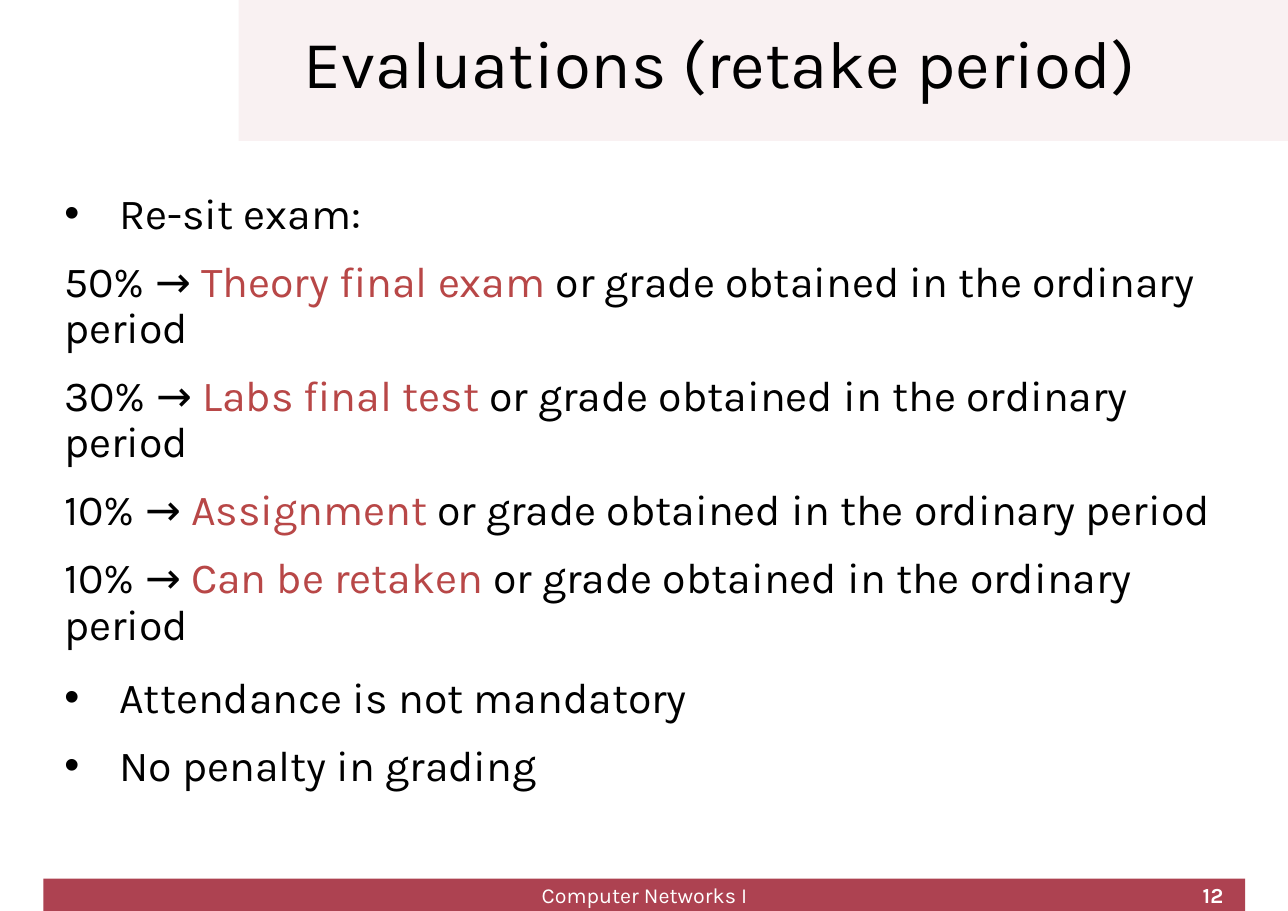
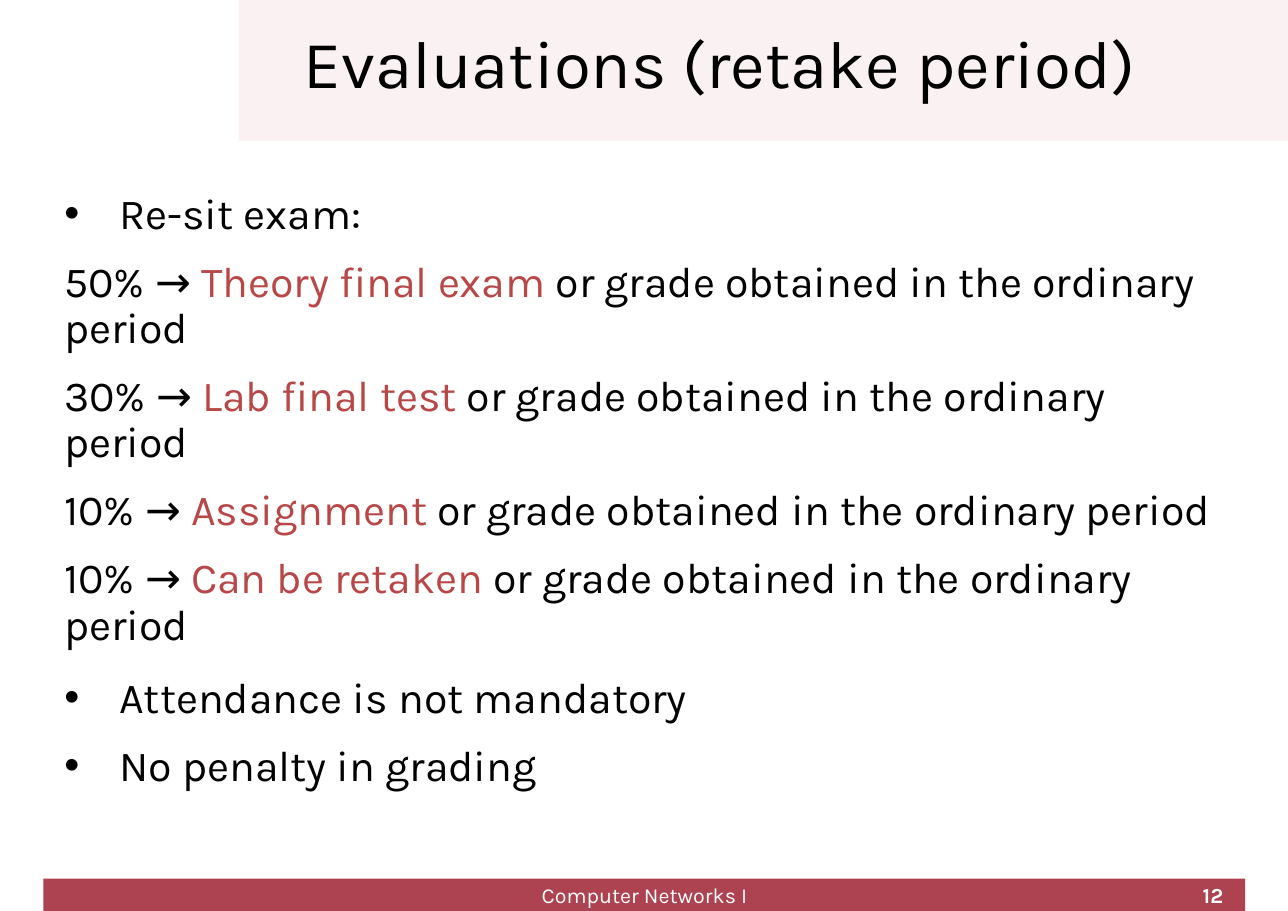
Before and after one commit to cletomartin/redes1, a slide deck: slide 12 of slides/presentation.odp. Drawn at 1288x911 pixels with LibreOffice and Linux fonts; fonts in the diff are those of the drawing; background and template pictures are left out. Boxes give left, top, right and bottom in pixels: in the first picture for what was removed or moved away, otherwise in the second. Text is boxed around its words. In the diff, an @@ line names an element or a change of style, - is before the commit and + after.

```diff
--- a/slides/presentation.odp
+++ b/slides/presentation.odp
@@ text at [64, 381, 1106, 467]: text changed @@
-30% → Labs final test or grade obtained in the ordinary period
+30% → Lab final test or grade obtained in the ordinary period
```
Also in this commit, not shown: 3 other slides changed, 3 other files.
